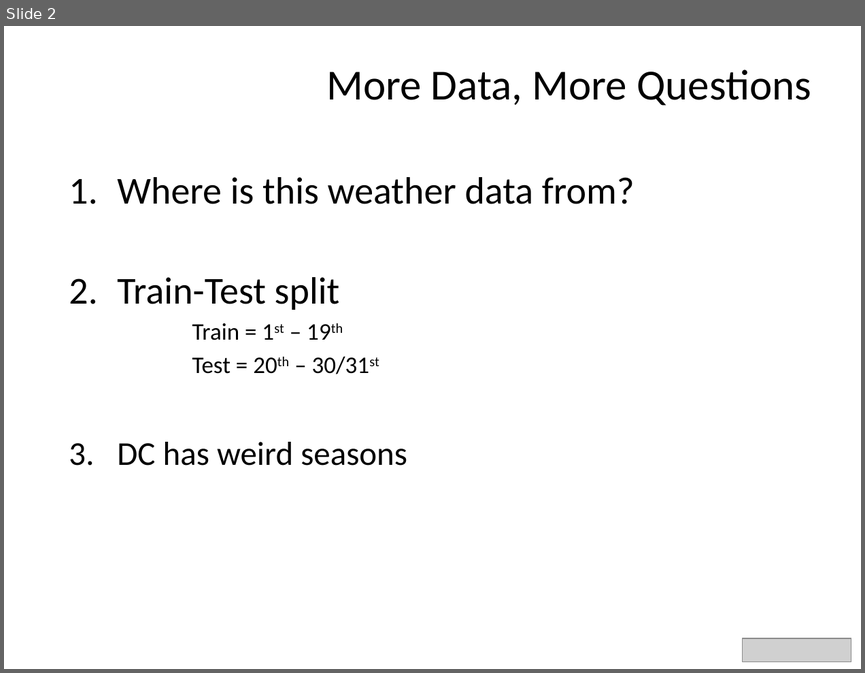
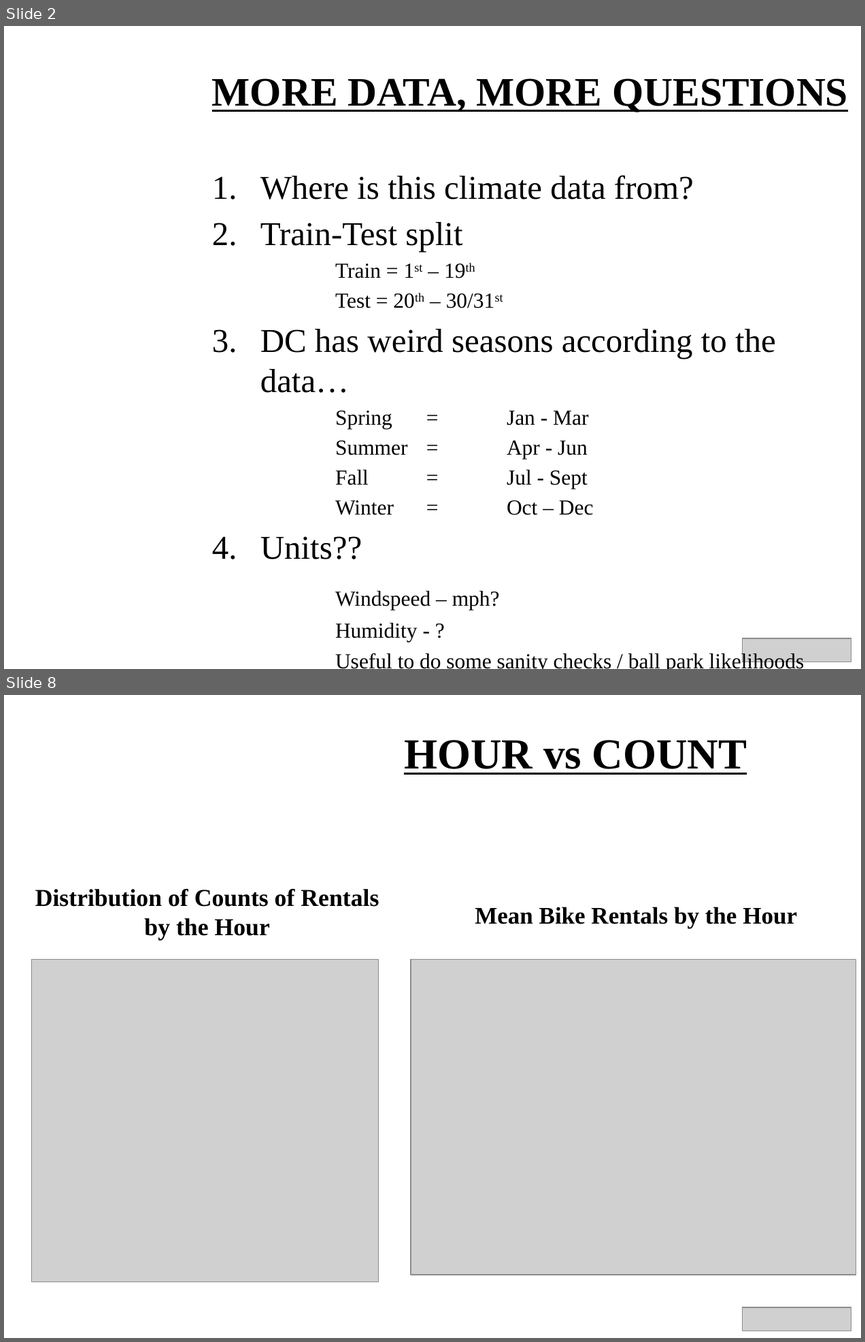
Before and after one commit to divyasriram22/TpT-BikeShareKaggle, a slide deck: DS_Kaggle_Bike_Share_Final_Presentation.pptx. Shown one above the other, each under a label of ours: slide 2 before the commit, slides 2 and 8 after it; the slides between them are not shown. The pictures are 865x673 and 865x1342 pixels, drawn with LibreOffice and Linux fonts; fonts in the diff are those of the drawing; grey boxes stand for pictures; background and template pictures are left out. Boxes give left, top, right and bottom in pixels: in the first picture for what was removed or moved away, otherwise in the second. Text is boxed around its words. In the diff, an @@ line names an element or a change of style, - is before the commit and + after.

```diff
--- a/DS_Kaggle_Bike_Share_Final_Presentation.pptx
+++ b/DS_Kaggle_Bike_Share_Final_Presentation.pptx
@@ slide 8 added at (4,695,861,1338), background picture (left out) @@
@@ title added at (404,740,747,775), 36 pt, text #000000, bold, underline @@
+HOUR vs COUNT
@@ text added at (35,889,379,940), 20.4 pt, text #000000, bold @@
+Distribution of Counts of Rentals by the Hour
@@ text added at (475,906,797,929), 20 pt, text #000000, bold @@
+Mean Bike Rentals by the Hour
@@ picture added at (31,959,377,1282) @@
@@ picture added at (411,959,855,1274) @@
@@ picture added at (742,1307,851,1330) @@
@@ slide 2 changed as well @@
@@ title at (212,78,848,112): text changed; size 36 to 34 pt; font Calibri to Times New Roman; bold on @@
-More Data, More Questions
+MORE DATA, MORE QUESTIONS
@@ text "Where is this climate data ...": place and size @@
-text "Where is this climate data ..." at (117,177,634,465)
+text "Where is this climate data ..." at (260,175,804,669)
@@ text at (260,175,694,199): text changed; size 32 to 28 pt; font Calibri to Times New Roman @@
-1. Where is this weather data from?
+1. Where is this climate data from?
@@ text at (260,222,495,308): size 32 to 28 pt in "Train-Test split"; font Calibri to Times New Roman in "Train-Test split", "Train = 1st – 19th", "Test = 20th – 30/31st"; size 20 to 18 pt in "Train = 1st – 19th", "Test = 20th – 30/31st" @@
@@ text at (260,329,804,669): text changed; size 28 to 18 pt; font Calibri to Times New Roman @@
-3. DC has weird seasons
+3. DC has weird seasons according to the data…
+  Spring = Jan - Mar
+  Summer = Apr - Jun
+  Fall = Jul - Sept
+  Winter = Oct – Dec
+4. Units??
+  Windspeed – mph?
+  Humidity - ?
+  Useful to do some sanity checks / ball park likelihoods
```
Also in this commit, not shown: 1 other slide changed, 20 other slides added, 3 slides removed, 24 other files.
